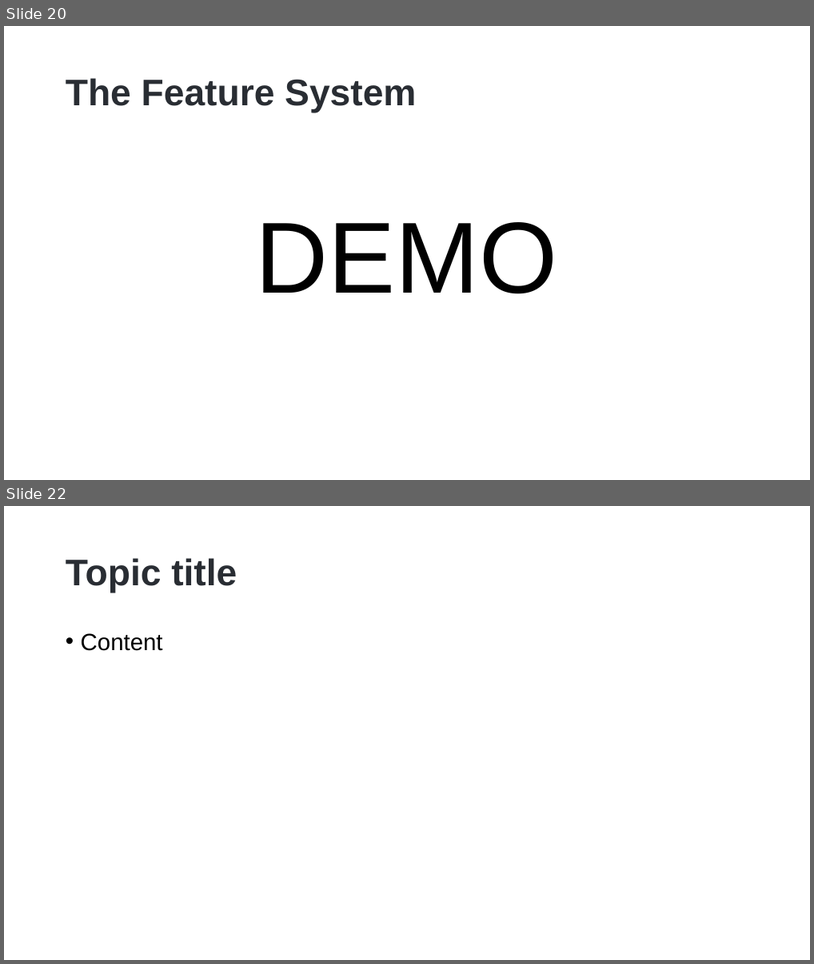
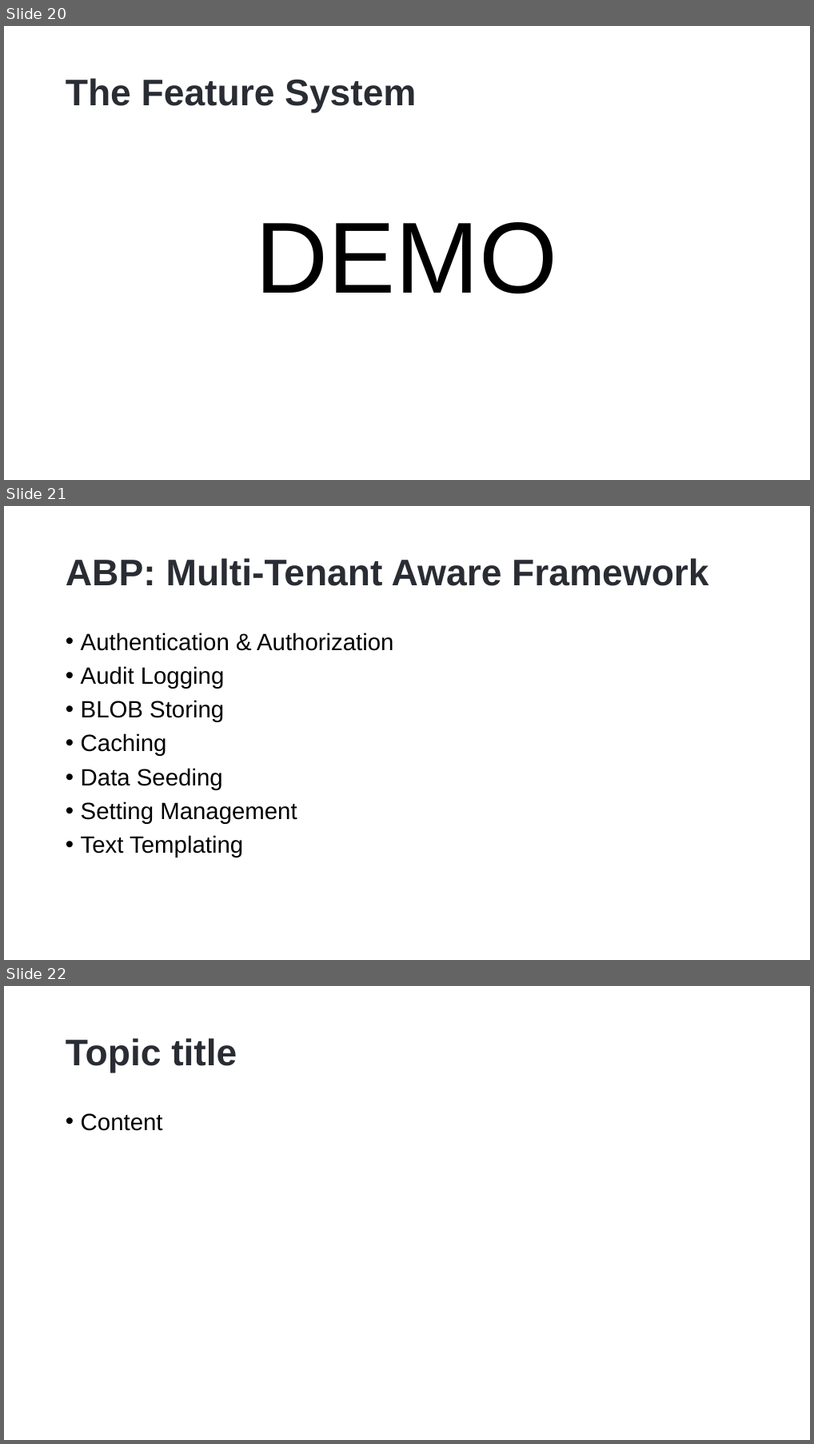
Before and after one commit to hikalkan/presentations, a slide deck: 2023-01-17 Dotnet Foundation Summit 2023/ABP Multi-Tenancy.pptx. Shown one above the other, each under a label of ours: slides 20 and 22 before the commit, slides 20, 21 and 22 after it; the slides between them are not shown. The pictures are 814x964 and 814x1444 pixels, drawn with LibreOffice and Linux fonts; fonts in the diff are those of the drawing; background and template pictures are left out. Boxes give left, top, right and bottom in pixels: in the first picture for what was removed or moved away, otherwise in the second. Text is boxed around its words. In the diff, an @@ line names an element or a change of style, - is before the commit and + after.

```diff
--- a/2023-01-17 Dotnet Foundation Summit 2023/ABP Multi-Tenancy.pptx
+++ b/2023-01-17 Dotnet Foundation Summit 2023/ABP Multi-Tenancy.pptx
@@ slide 21 added at (x1=4, y1=506, x2=810, y2=960), background picture (left out) @@
@@ title added at (x1=66, y1=558, x2=709, y2=586), 44 pt, text #292D33, bold @@
+ABP: Multi-Tenant Aware Framework
@@ text added at (x1=81, y1=632, x2=394, y2=857), 28 pt, text #000000 @@
+• Authentication & Authorization
+• Audit Logging
+• BLOB Storing
+• Caching
+• Data Seeding
+• Setting Management
+• Text Templating
```
Also in this commit, not shown: 1 other slide added, 1 slide removed.
